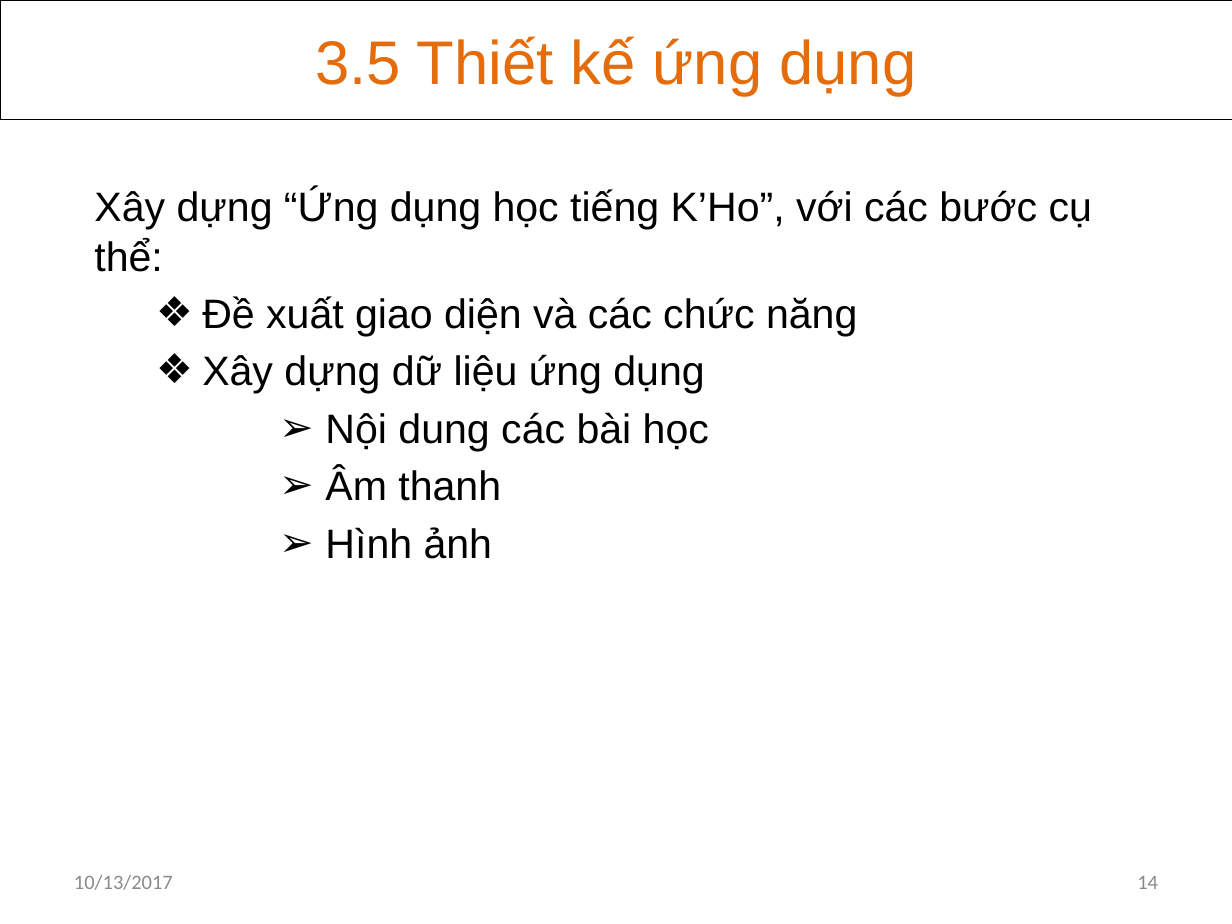
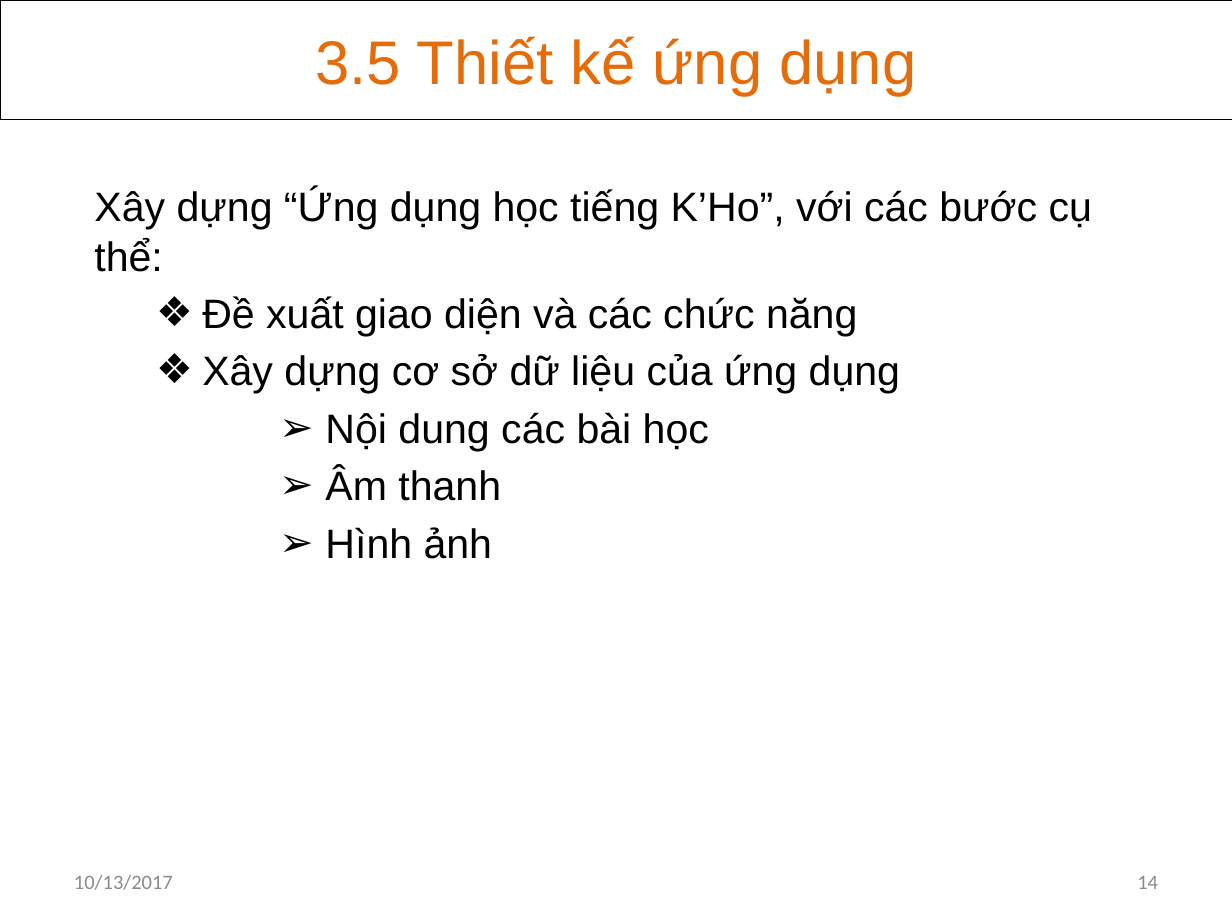
Before and after one commit to khanhvinhit/Do-An, a slide deck: slide 14 of THESIS/DACN_UD_Hoc_KHo_CTK37_BaoCao_D3.pptx. Drawn at 1232x924 pixels with LibreOffice and Linux fonts; fonts in the diff are those of the drawing. Boxes give left, top, right and bottom in pixels: in the first picture for what was removed or moved away, otherwise in the second. Text is boxed around its words. In the diff, an @@ line names an element or a change of style, - is before the commit and + after.

```diff
--- a/THESIS/DACN_UD_Hoc_KHo_CTK37_BaoCao_D3.pptx
+++ b/THESIS/DACN_UD_Hoc_KHo_CTK37_BaoCao_D3.pptx
@@ subtitle at bbox=[202, 354, 900, 394]: text changed @@
-  ❖ Xây dựng dữ liệu ứng dụng
+  ❖ Xây dựng cơ sở dữ liệu của ứng dụng
```
Also in this commit, not shown: 6 other slides changed, 1 slide removed.
